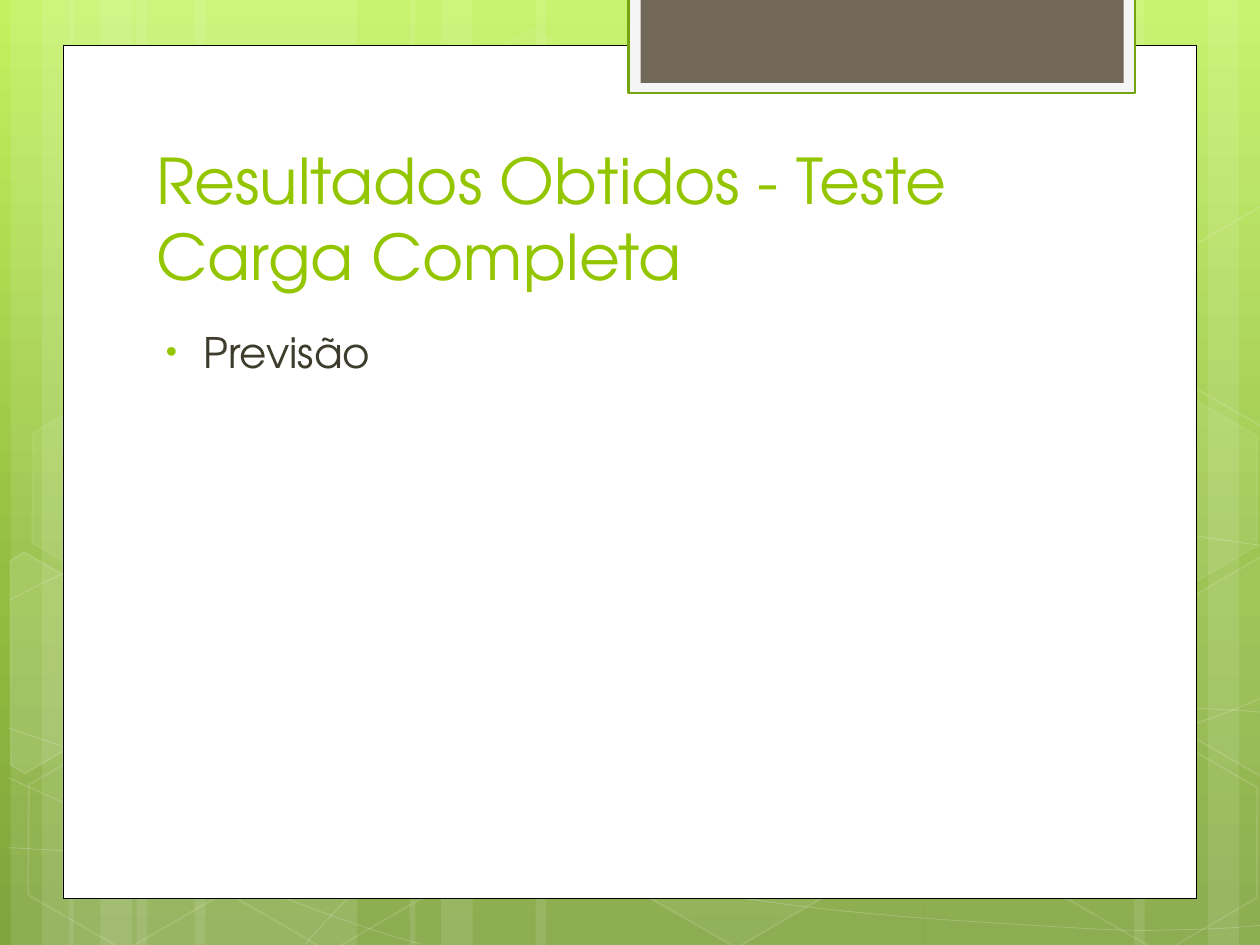
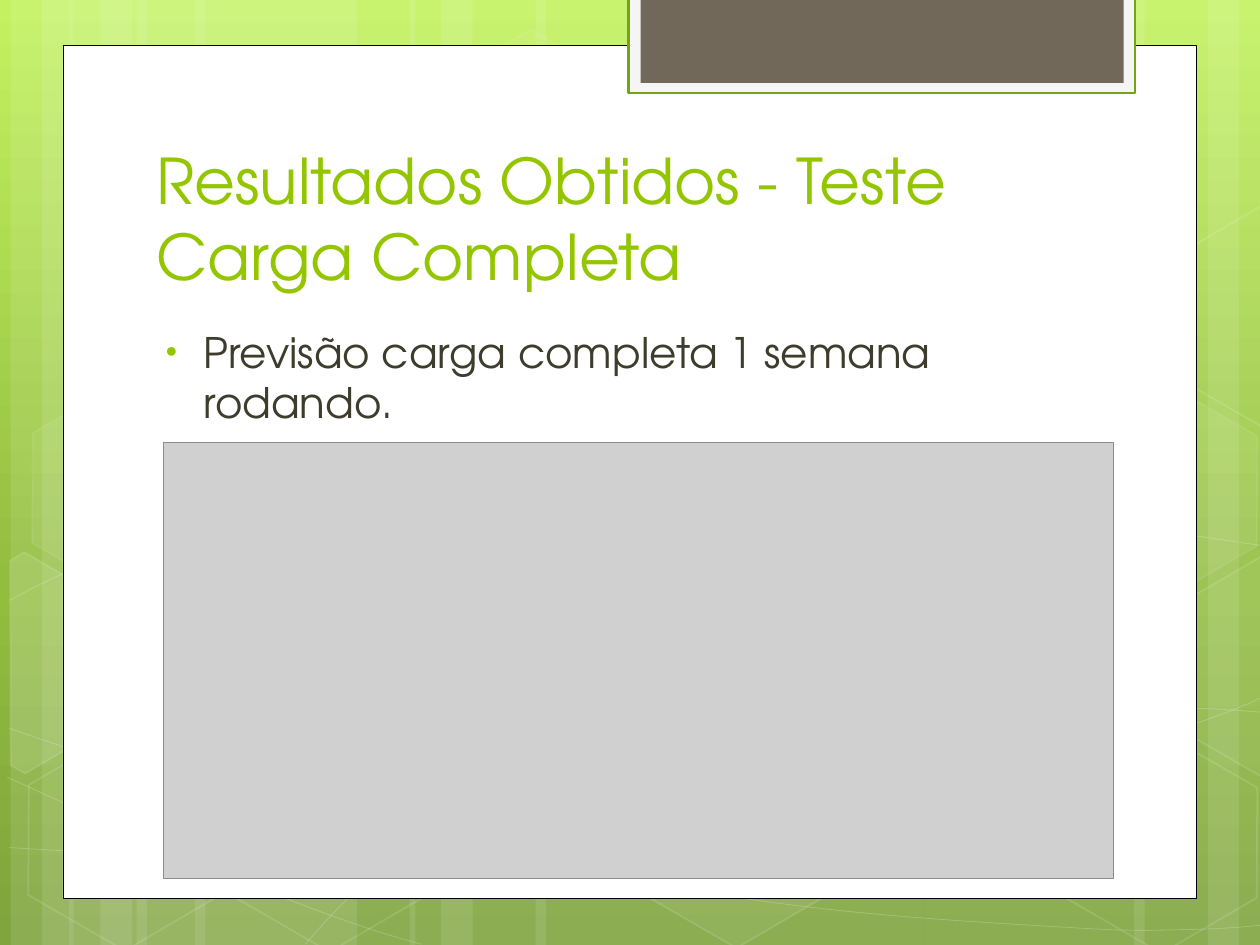
Before and after one commit to alexandregme/tcc2, a slide deck: slide 40 of Apresentação.pptx (slide 39 before the commit). Drawn at 1260x945 pixels with LibreOffice and Linux fonts; fonts in the diff are those of the drawing; grey boxes stand for pictures. Boxes give left, top, right and bottom in pixels: in the first picture for what was removed or moved away, otherwise in the second. Text is boxed around its words. In the diff, an @@ line names an element or a change of style, - is before the commit and + after.

Commit message:
Apresentção completa fim!

```diff
--- a/Apresentação.pptx
+++ b/Apresentação.pptx
@@ text at <box>204,337,931,419</box>: text changed @@
-• Previsão
+• Previsão carga completa 1 semana rodando.
@@ picture added at <box>164,442,1114,878</box> @@
```
Also in this commit, not shown: 11 other slides changed, 6 slides added, 3 slides removed, 2 other files.
